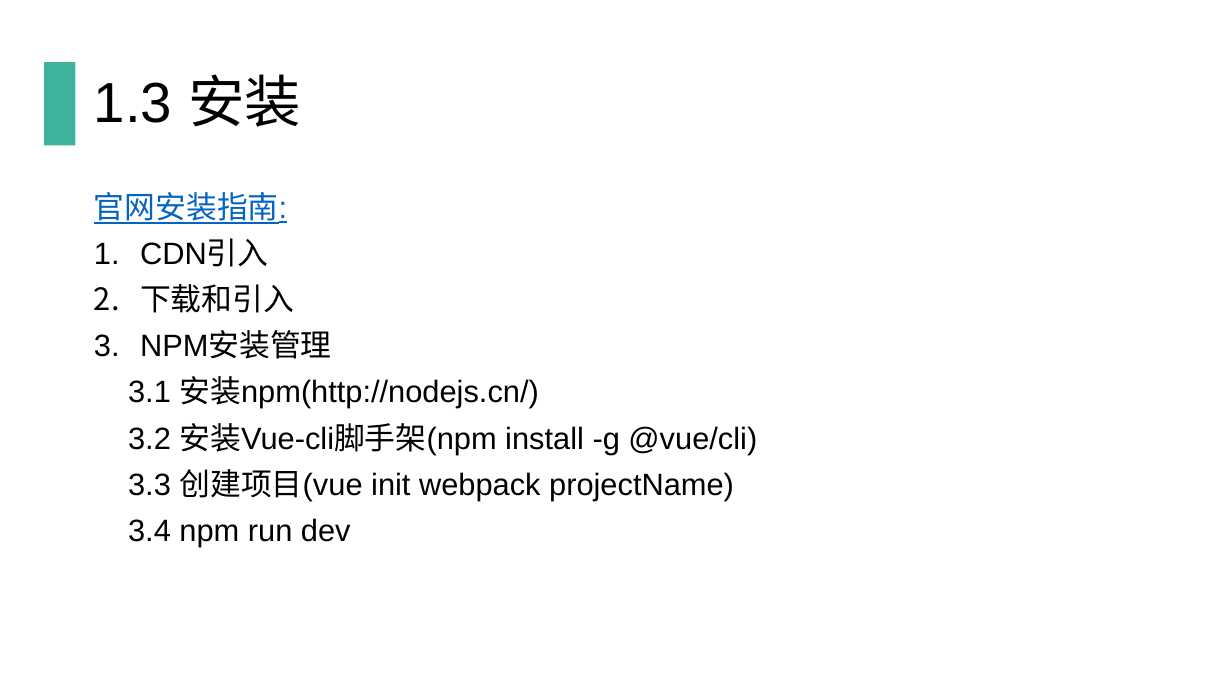
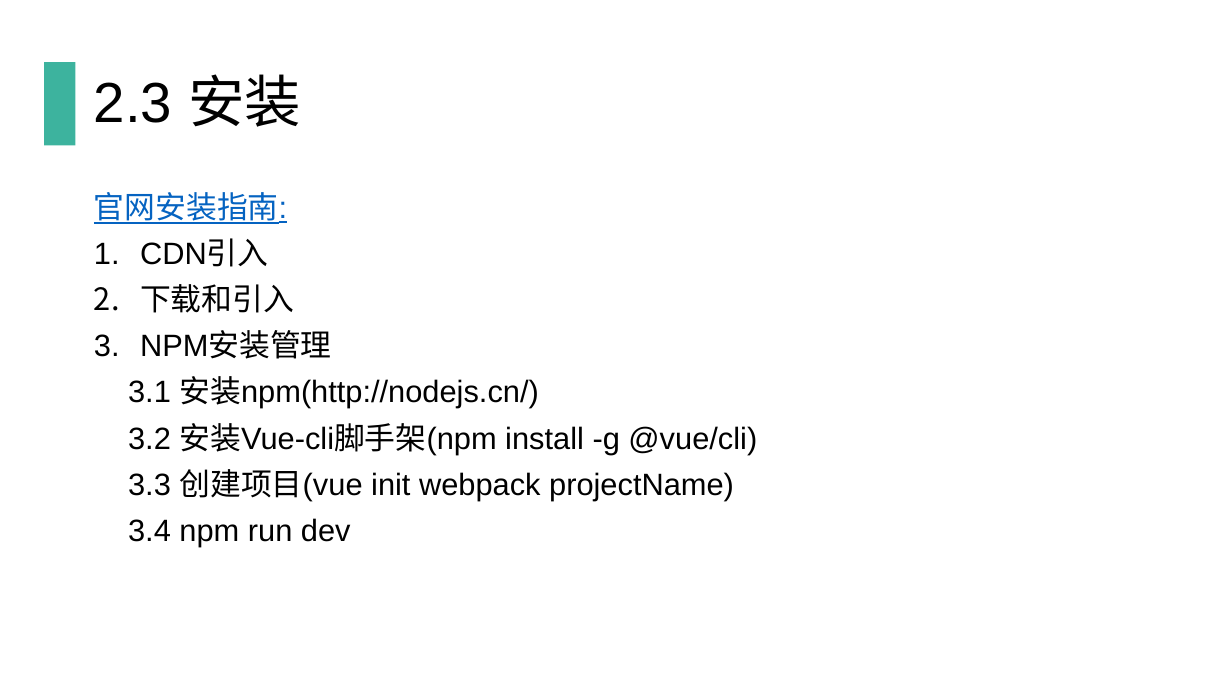
Before and after one commit to qinting513/nodejs_Vue3, a slide deck: slide 11 of Vue.js培训.pptx (slide 5 before the commit). Drawn at 1232x693 pixels with LibreOffice and Linux fonts; fonts in the diff are those of the drawing. Boxes give left, top, right and bottom in pixels: in the first picture for what was removed or moved away, otherwise in the second. Text is boxed around its words. In the diff, an @@ line names an element or a change of style, - is before the commit and + after.

```diff
--- a/Vue.js培训.pptx
+++ b/Vue.js培训.pptx
@@ title at (94,74,301,127): text changed @@
-1.3 安装
+2.3 安装
```
Also in this commit, not shown: 5 other slides changed, 7 slides added, 4 slides removed, 1 other file.
